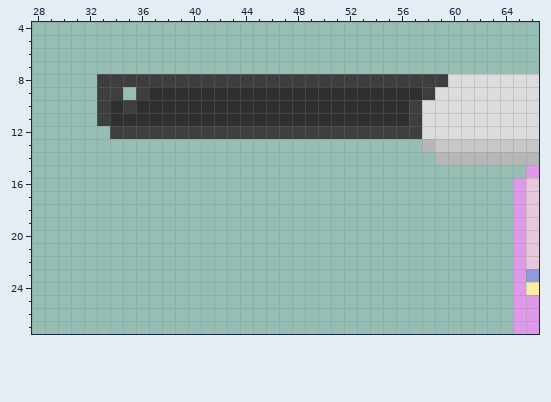
Pixel-art file, stored at Textures/Cake_Pinkknife.aseprite. The picture above was drawn from the file before the commit.
96x32 pixels, 1 frame. Colours within 5 levels of each other are drawn and written as one. Shown: x 28..66, y 4..27.
After:
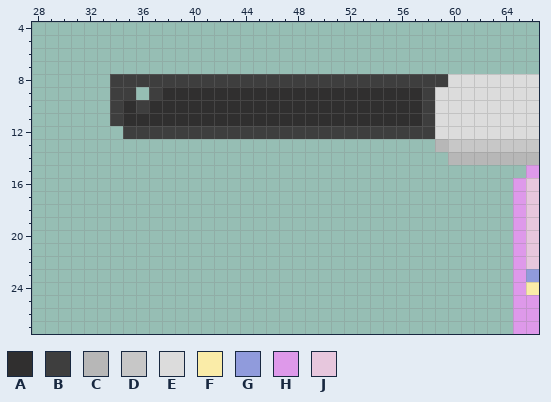
Palette (. is transparent): A #302f2f  B #3e3e3e  C #b7b7b7  D #c7c7c7  E #dcdcdc  F #faeca8  G #909bdc  H #de99ea  J #e7c7dd
Changes in this commit:
y 8: x 33 B -> .
y 9: x 33 B -> .; x 35..37 .BA -> B.B
y 10: x 33..36 BABA -> .BAB; x 57..58 BE -> AB
y 11: x 33..34 BA -> .B; x 57..58 BE -> AB
y 12: x 34 B -> .; x 58 E -> B
y 13: x 58..59 CD -> .C
y 14: x 59 C -> .
